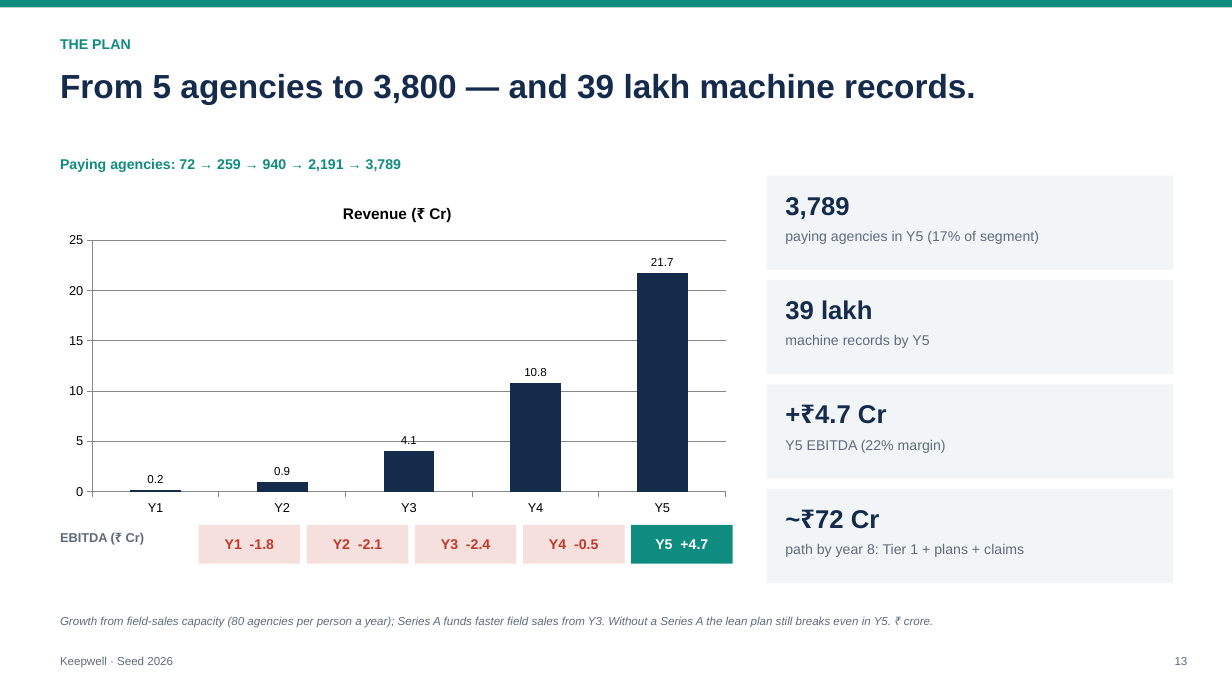
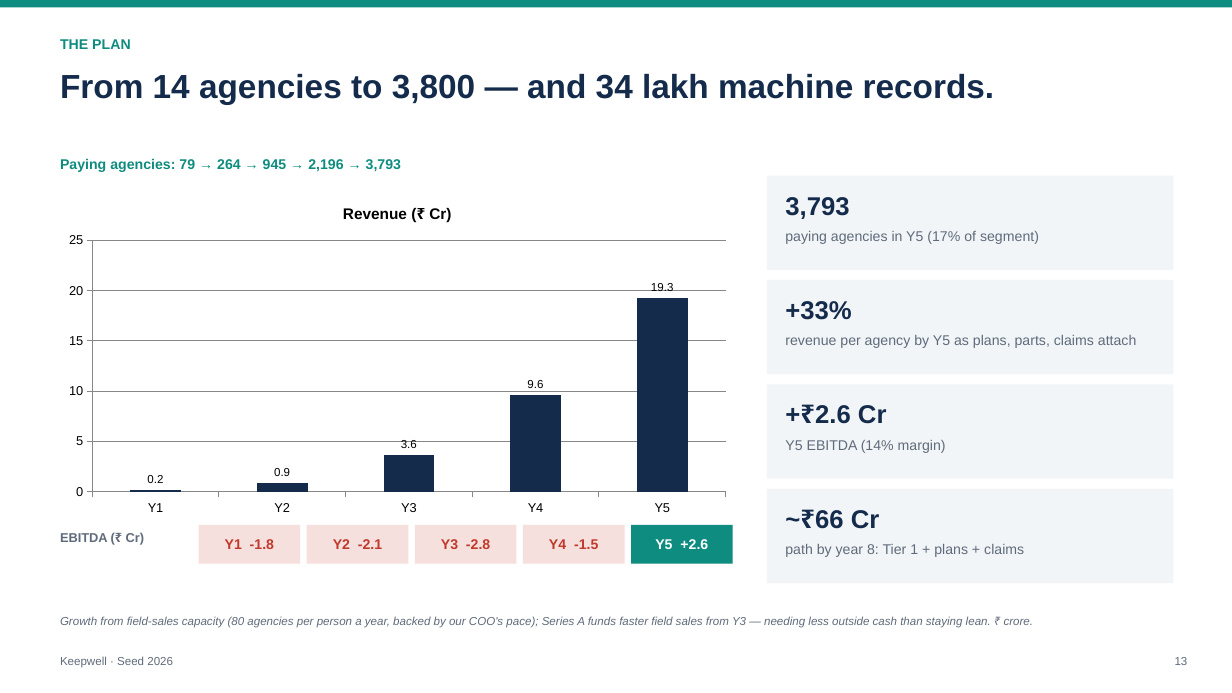
Before and after one commit to PrathyushaKalluri/keepwell, a slide deck: slide 13 of pitch/deck/Keepwell_Seed_Deck.pptx. Drawn at 1232x693 pixels with LibreOffice and Linux fonts; fonts in the diff are those of the drawing. Boxes give left, top, right and bottom in pixels: in the first picture for what was removed or moved away, otherwise in the second. Text is boxed around its words. In the diff, an @@ line names an element or a change of style, - is before the commit and + after.

```diff
--- a/pitch/deck/Keepwell_Seed_Deck.pptx
+++ b/pitch/deck/Keepwell_Seed_Deck.pptx
@@ text at [60, 73, 995, 105]: text changed @@
-From 5 agencies to 3,800 — and 39 lakh machine records.
+From 14 agencies to 3,800 — and 34 lakh machine records.
@@ text at [60, 158, 401, 172]: text changed @@
-Paying agencies: 72 → 259 → 940 → 2,191 → 3,789
+Paying agencies: 79 → 264 → 945 → 2,196 → 3,793
@@ column chart at [55, 189, 739, 522] @@
-Revenue (₹ Cr): 0.2, 0.9, 4.1, 10.8, 21.7
+Revenue (₹ Cr): 0.2, 0.8, 3.6, 9.6, 19.2
@@ text at [785, 197, 849, 219]: text changed @@
-3,789
+3,793
@@ text at [785, 301, 851, 320]: text changed @@
-39 lakh
++33%
@@ text at [785, 335, 1137, 348]: text changed @@
-machine records by Y5
+revenue per agency by Y5 as plans, parts, claims attach
@@ text at [815, 405, 887, 424]: text changed @@
-+₹4.7 Cr
++₹2.6 Cr
@@ text at [785, 440, 946, 453]: text changed @@
-Y5 EBITDA (22% margin)
+Y5 EBITDA (14% margin)
@@ text at [441, 539, 490, 549]: text changed @@
-Y3 -2.4
+Y3 -2.8
@@ text at [549, 539, 598, 549]: text changed @@
-Y4 -0.5
+Y4 -1.5
@@ text at [655, 539, 708, 549]: text changed @@
-Y5 +4.7
+Y5 +2.6
@@ text at [815, 510, 880, 529]: text changed @@
-~₹72 Cr
+~₹66 Cr
@@ text at [60, 617, 1034, 628]: text changed @@
-Growth from field-sales capacity (80 agencies per person a year); Series A funds faster field sales from Y3. Without a Series A the lean plan still breaks even in Y5. ₹ crore.
+Growth from field-sales capacity (80 agencies per person a year, backed by our COO's pace); Series A funds faster field sales from Y3 — needing less outside cash than staying lean. ₹ crore.
```
Also in this commit, not shown: 24 other slides changed, 25 other files.
